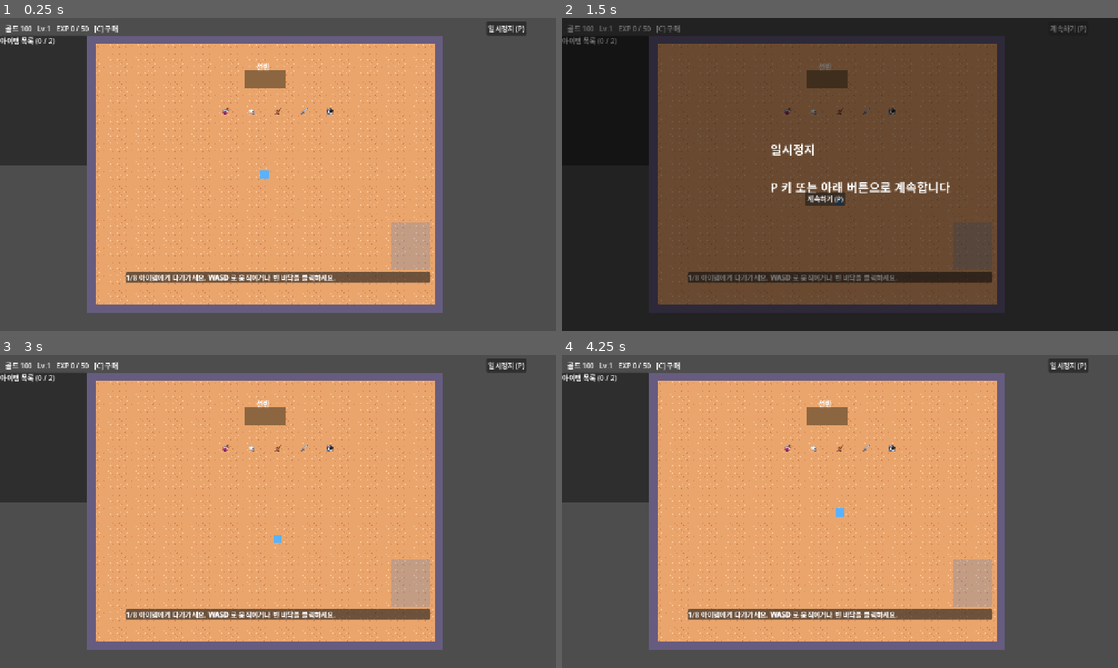
Above: before the commit, frames 1-4 (two rows, left to right).
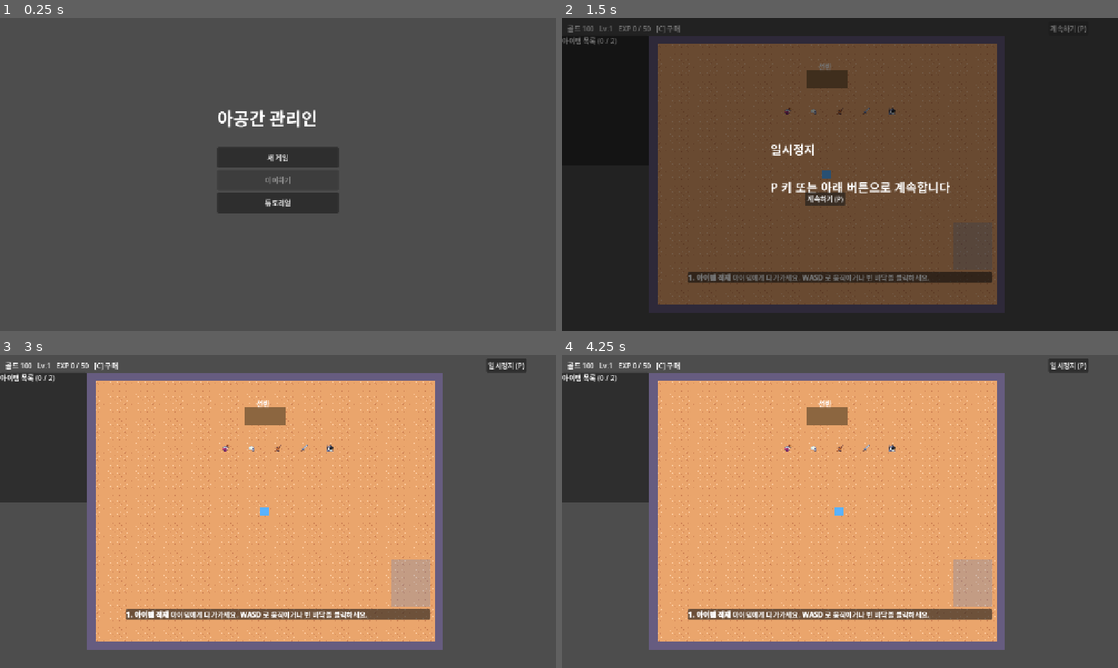
Above: after the commit, the same moments.

Repository: JaeyoungMyo/TheBetweenkeeper
Game: Godot game, scene res://scenes/main_menu.tscn
Two runs of this game, one before a commit and one after it. Both use one fixed random seed, a clock stepped at 60 frames per second and the inputs below. Before the commit the project starts from res://scenes/storage/tutorial_storage.tscn.
Inputs (mouse positions are in pixels of both pictures, inside the frame that each line leads up to):
- Up to frame 1 (0.25 s): no input
- Up to frame 2 (1.5 s): click (840, 202) at 0.5 s, where only the run after the commit has a clickable "튜토리얼"; click "일시정지 (P)" at 1.25 s
- Up to frame 3 (3 s): click "계속하기 (P)" at 2 s; click "계속하기 (P)" at 2.75 s
- Up to frame 4 (4.25 s): tap Enter at 3.5 s; drag from (840, 511) to (895, 442) at 3.52 s

The runs differ from the first frame. In frame 1, 63% of the frame differs, in the area x 0-95%, y 1-95%; in frame 2, 0.6%; in frame 3, 0.7%; in frame 4, 0.7%.

Commit message:
메인 메뉴 (새 게임 · 이어하기 · 튜토리얼), 7단계 튜토리얼과 완료 표시, 본 게임 씬 분리 (105/105)
Co-Authored-By: Claude Haiku 5.5 <noreply@anthropic.com>
Claude-Session: https://claude.ai/code/session_0121nzt2UG16d76XWYTLiz1b

Diff:
--- a/autoload/dungeon_manager.gd
+++ b/autoload/dungeon_manager.gd
@@ -25,6 +25,14 @@
 	quests.quest = null
 	delivery.items.clear()
 	failures.reset()
+
+
+## 지정한 퀘스트를 바로 발생 (튜토리얼용)
+func spawn_quest_now(spec: Dictionary) -> void:
+	var r := quests.spawn(spec, _stored_kinds(), rng)
+	if r["status"] == "started":
+		quest_started.emit()
+	_handle(_outcome(r))
 
 
 ## F1 디버그: 전투 중이면 퀘스트를 바로 발생시킨다
--- a/autoload/save_service.gd
+++ b/autoload/save_service.gd
@@ -34,6 +34,24 @@
 	return d
 
 
+const SETTINGS_PATH := "user://settings.cfg"
+
+
+## 튜토리얼 완료 표시 (저장 파일과 별도, 게임 진행 저장을 지워도 남는다)
+func tutorial_done_saved() -> bool:
+	var cfg := ConfigFile.new()
+	if cfg.load(SETTINGS_PATH) != OK:
+		return false
+	return bool(cfg.get_value("progress", "tutorial_done", false))
+
+
+func mark_tutorial_done() -> void:
+	var cfg := ConfigFile.new()
+	cfg.load(SETTINGS_PATH)
+	cfg.set_value("progress", "tutorial_done", true)
+	cfg.save(SETTINGS_PATH)
+
+
 func delete_save() -> void:
 	if has_save():
 		DirAccess.remove_absolute(ProjectSettings.globalize_path(PATH))
--- a/project.godot
+++ b/project.godot
@@ -6,7 +6,7 @@
 [application]
 
 config/name="아공간 관리인"
-run/main_scene="res://scenes/storage/tutorial_storage.tscn"
+run/main_scene="res://scenes/main_menu.tscn"
 config/features=PackedStringArray("4.7", "Compatibility")
 
 [autoload]
--- /dev/null
+++ b/scenes/game/game.tscn
@@ -0,0 +1,6 @@
+[gd_scene load_steps=2 format=3]
+
+[ext_resource type="Script" path="res://scripts/storage/game_room.gd" id="1"]
+
+[node name="Game" type="Node2D"]
+script = ExtResource("1")
--- /dev/null
+++ b/scenes/main_menu.tscn
@@ -0,0 +1,6 @@
+[gd_scene load_steps=2 format=3]
+
+[ext_resource type="Script" path="res://scripts/ui/main_menu.gd" id="1"]
+
+[node name="MainMenu" type="Control"]
+script = ExtResource("1")
--- /dev/null
+++ b/scripts/game_session.gd
@@ -0,0 +1,5 @@
+# 메인 메뉴 → 게임 씬으로 넘길 선택 (새 게임 / 이어하기)
+class_name GameSession
+extends RefCounted
+
+static var continue_requested := false
--- a/scripts/shop/shop_flow.gd
+++ b/scripts/shop/shop_flow.gd
@@ -25,7 +25,8 @@
 	rng.randomize()
 
 
-func open() -> void:
+## override: 튜토리얼 등에서 판매 퀘스트 값을 바꿀 때 (예: fixed_lines, quantity, time_limit)
+func open(override: Dictionary = {}) -> void:
 	state = State.SELL
 	var kinds := ShopRules.sellable_kinds(ItemManager.items.values(), config["sell_excluded_categories"])
 	var spec := {
@@ -35,6 +36,7 @@
 		"gold": 0,
 		"exp": int(config["sell_reward_exp"]),
 	}
+	spec.merge(override, true)
 	var r := quests.spawn(spec, kinds, rng)
 	if r["status"] == "skipped":
 		_end_sell({"result": "skipped"})
--- /dev/null
+++ b/scripts/storage/game_room.gd
@@ -0,0 +1,25 @@
+# 본 게임 씬: 새 게임 (던전 1 바로 시작) 또는 이어하기 (저장 지점에서 재개)
+extends StorageRoom
+
+
+func _ready() -> void:
+	super()
+	var ui := find_child("DungeonUi", true, false) as DungeonUi
+	if GameSession.continue_requested:
+		_continue_game(ui)
+	else:
+		SaveService.delete_save()
+		ui.start_run()
+
+
+func _continue_game(ui: DungeonUi) -> void:
+	var d := SaveService.load_save()
+	if d.is_empty():
+		show_message("저장 파일이 손상되어 새 게임으로 시작합니다")
+		ui.start_run()
+		return
+	restore_layout(d["shelves"])
+	if d["point"] == "dungeon_clear":
+		ui.resume_at_shop()
+	else:
+		ui.resume_next_dungeon()
--- a/scripts/storage/tutorial_storage.gd
+++ b/scripts/storage/tutorial_storage.gd
@@ -1,100 +1,66 @@
-# 튜토리얼 (US-01): 아이템 5개를 한 단계씩 따라 하며 조작을 배운다. 끝나면 설명 페이지 후 던전 1 시작
+# 튜토리얼 (7단계): 메인 메뉴의 "튜토리얼" 에서만 실행. 끝나면 완료 표시 후 메인 메뉴로 돌아간다
 extends StorageRoom
 
-signal tutorial_completed
-
-## 튜토리얼 아이템 (5개, 무게 합 13 → 선반 1개에 들어감)
 const TUTORIAL_IDS := ["potion_hp", "scroll", "sword", "dagger", "helmet"]
 const ITEM_SPOT_Y := 215.0
-
+const MENU_SCENE := "res://scenes/main_menu.tscn"
+
+## 실행 중에는 true. 테스트에서는 false 로 두어 씬 전환을 막는다
+var auto_return := true
 var tutorial_items: Array[ItemInstance] = []
 var completed := false
 var take_out_count := 0
 
+var _ui: DungeonUi
 var _guide: CanvasLayer
 var _guide_label: RichTextLabel
 var _guide_button: Button
 var _steps: Array = []
 var _step := 0
 var _guide_running := false
+var _quest_kind := ""
+var _sell_ok := false
+var _floor_item: ItemInstance = null
+
+
+func _initial_shelf_count() -> int:
+	return 1
 
 
 func _ready() -> void:
 	super()
-	tutorial_completed.connect(_start_dungeon)
+	EconomyManager.reset_run()
+	ItemManager.reset_run()
+	DungeonManager.reset_run()
+	SaveService.delete_save()
+	EconomyManager.choices_enabled = false  # 1~2단계 동안 증강은 나오지 않는다
+	DungeonManager.start_dungeon(1)
+	_ui = find_child("DungeonUi", true, false) as DungeonUi
+	_ui.tutorial_mode = true
+	_ui.tutorial_shop_done.connect(_on_tutorial_shop_done)
+	_ui.tutorial_sell_result.connect(_on_tutorial_sell)
 	_build_guide()
-	if SaveService.has_save():
-		_offer_continue()
-	else:
-		_create_tutorial_items()
-
-
-## 튜토리얼은 선반 1개로 시작한다
-func _initial_shelf_count() -> int:
-	return 1
+	_create_tutorial_items()
+	_start_guide()
 
 
 func _create_tutorial_items() -> void:
 	tutorial_items.clear()
-	EconomyManager.choices_enabled = false  # 튜토리얼 중에는 증강 선택이 나오지 않는다
 	for i in TUTORIAL_IDS.size():
-		# 선반 1 (610, 140) 앞쪽에 가깝게 둔다
 		var pos := Vector2(520 + i * 60, ITEM_SPOT_Y)
 		tutorial_items.append(add_item(load("res://data/items/%s.tres" % TUTORIAL_IDS[i]), pos))
-	_start_guide()
-
-
-## 저장 파일이 있으면 이어하기 / 새 게임 중 고른다
-func _offer_continue() -> void:
-	var layer := CanvasLayer.new()
-	layer.layer = 5
-	add_child(layer)
-	var box := VBoxContainer.new()
-	box.position = Vector2(520, 300)
-	layer.add_child(box)
-	var label := Label.new()
-	label.text = "저장된 진행이 있습니다"
-	box.add_child(label)
-	var cont := Button.new()
-	cont.text = "이어하기"
-	cont.pressed.connect(func() -> void:
-		layer.queue_free()
-		_continue_game())
-	box.add_child(cont)
-	var fresh := Button.new()
-	fresh.text = "새 게임 (튜토리얼)"
-	fresh.pressed.connect(func() -> void:
-		layer.queue_free()
-		SaveService.delete_save()
-		_create_tutorial_items())
-	box.add_child(fresh)
-
-
-## 저장 지점에 맞춰 다시 시작: 던전 완료 저장 → 상점부터, 상점 완료 저장 → 다음 던전
-func _continue_game() -> void:
-	var d := SaveService.load_save()
-	if d.is_empty():
-		show_message("저장 파일이 손상되어 새 게임으로 시작합니다")
-		SaveService.delete_save()
-		_create_tutorial_items()
-		return
-	restore_layout(d["shelves"])
-	completed = true
-	var ui := find_child("DungeonUi", true, false) as DungeonUi
-	if ui == null:
-		return
-	if d["point"] == "dungeon_clear":
-		ui.resume_at_shop()
-	else:
-		ui.resume_next_dungeon()
-
-
-## 선반에서 꺼내기 (StorageRoom 이 호출)
+
+
+## 튜토리얼 상점의 판매 퀘스트: 검 1개 (DungeonUi 가 상점을 열 때 사용)
+func sell_override() -> Dictionary:
+	return {"fixed_lines": [{"item_kind": "sword", "required": 1}], "time_limit": 120.0, "exp": 40, "gold": 0}
+
+
 func on_take_out_done() -> void:
 	take_out_count += 1
 
 
-# ---------- 단계별 안내 ----------
+# ---------- 단계 ----------
 
 func _build_guide() -> void:
 	_guide = CanvasLayer.new()
@@ -128,20 +94,38 @@
 
 
 func _build_steps() -> Array:
-	var steps := []
-	steps.append({"text": "1/8 아이템에게 다가가세요. [b]WASD[/b] 로 움직이거나 빈 바닥을 클릭하세요.", "check": func() -> bool: return _near_any_item()})
-	steps.append({"text": "2/8 [b]X[/b] 키로 아이템을 주우세요.", "check": func() -> bool: return not ItemManager.carried_ids.is_empty()})
-	steps.append({"text": "3/8 선반에 다가가세요. 선반 [b]앞[/b] 까지 걸어가세요.", "check": func() -> bool: return _near_shelf0()})
-	steps.append({"text": "4/8 [b]X[/b] 키로 선반을 여세요.", "check": func() -> bool: return shelf_panel.visible})
-	steps.append({"text": "5/8 선반이 열린 상태에서 [b]1[/b] 키를 누르면 들고 있는 아이템이 1번 칸에 들어갑니다. 1 키를 누르세요.", "check": func() -> bool: return _stored_count() >= 1})
-	steps.append({"text": "6/8 같은 방법으로 남은 아이템을 넣으세요. 아이템을 집고 → 선반 앞 → [b]X[/b] → [b]1·2·3[/b] 키 (칸 번호).", "check": func() -> bool: return _all_stored()})
-	steps.append({"text": "7/8 이제 선반에서 꺼내 봅시다. 선반 앞에서 [b]X[/b] 로 선반을 열고, 손을 비운 상태에서 [b]1[/b] 키를 누르세요. 그 칸의 맨 위 아이템이 나옵니다.", "check": func() -> bool: return take_out_count >= 1})
-	steps.append({"text": "8/8 꺼낸 아이템을 다시 넣으세요 (선반 열림 상태에서 1·2·3 키). 모두 넣으면 다음 안내로 넘어갑니다.", "check": func() -> bool: return _all_stored()})
-	steps.append({"info": true, "text": "[b]긴급 요청[/b]: 왼쪽 아래 패널에 나온 품목을 들고 [b]전달 선반[/b] (창고 오른쪽 아래 파란 칸) 가까이 가서 [b]Z[/b] 키로 1개씩 넣으세요. 제한 시간 안에 다 넣으면 성공입니다."})
-	steps.append({"info": true, "text": "[b]전투와 수면[/b]: 던전에서는 전투마다 아이템이 들어옵니다. 전투가 끝나면 [b]수면 60초[/b] 동안 정리하고, [b]C[/b] 키로 선반과 칸을 강화할 수 있습니다."})
-	steps.append({"info": true, "text": "[b]상점[/b]: 던전이 끝나면 [b]판매 퀘스트[/b]가 뜹니다. 잡템과 장비를 출력공간 (전달 선반) 에 넣어 팔면 골드와 EXP 를 얻습니다. 구매품은 맵에 떨어집니다."})
-	steps.append({"info": true, "text": "[b]조작 요약[/b]: 이동 WASD · 줍기 X · 내려놓기 Z · 선반 칸 1~3 · 강화 C · 설정 F2. 이제 [b]던전 1[/b] 을 시작합니다."})
-	return steps
+	var s := []
+	# 1. 아이템 적재
+	s.append({"text": "[b]1. 아이템 적재[/b] 아이템에게 다가가세요. [b]WASD[/b] 로 움직이거나 빈 바닥을 클릭하세요.", "check": func() -> bool: return _near_any_item()})
+	s.append({"text": "[b]1. 아이템 적재[/b] [b]X[/b] 키로 아이템을 주우세요.", "check": func() -> bool: return not ItemManager.carried_ids.is_empty()})
+	s.append({"text": "[b]1. 아이템 적재[/b] 선반 [b]앞[/b] 으로 가세요.", "check": func() -> bool: return _near_shelf0()})
+	s.append({"text": "[b]1. 아이템 적재[/b] [b]X[/b] 키로 선반을 여세요.", "check": func() -> bool: return _ui != null and room_panel_visible()})
+	s.append({"text": "[b]1. 아이템 적재[/b] 선반이 열린 상태에서 [b]1[/b] 키를 누르면 들고 있는 아이템이 1번 칸에 들어갑니다.", "check": func() -> bool: return _stored_count() >= 1})
+	s.append({"text": "[b]1. 아이템 적재[/b] 남은 아이템도 같은 방법으로 넣으세요 (집고 → 선반 앞 → X → 1·2·3 키).", "check": func() -> bool: return _all_stored()})
+	# 2. 긴급 퀘스트 (아이템 꺼내서 전달)
+	s.append({"text": "[b]2. 긴급 퀘스트[/b] 왼쪽 아래에 [b]긴급 요청[/b] 이 떴습니다. 요청 품목을 선반에서 꺼내야 합니다. 선반을 열고 손을 비운 채 [b]1[/b] 키를 누르세요 (칸의 맨 위 아이템이 나옵니다).", "enter": func() -> void: _spawn_quest_from_top(), "check": func() -> bool: return take_out_count >= 1 and not ItemManager.carried_ids.is_empty()})
+	s.append({"text": "[b]2. 긴급 퀘스트[/b] 들고 [b]전달 선반[/b] (오른쪽 아래 파란 칸) 앞에서 [b]Z[/b] 를 누르세요.", "check": func() -> bool: return _quest_done()})
+	# 3. 증강 선택
+	s.append({"text": "[b]3. 증강 선택[/b] 레벨이 올랐습니다! 나온 증강 중 하나를 고르세요.", "enter": func() -> void: _level_up(), "check": func() -> bool: return not EconomyManager.augments.is_empty() and EconomyManager.pending_choices == 0})
+	# 4. 아이템 드랍
+	s.append({"text": "[b]4. 아이템 드랍[/b] 바닥의 아이템에 다가가 [b]X[/b] 로 줍고, 선반에서 떨어진 곳에서 [b]Z[/b] 로 내려놓으세요.", "enter": func() -> void: _spawn_floor_item(), "check": func() -> bool: return _dropped_on_floor()})
+	# 5. 수면
+	s.append({"text": "[b]5. 수면[/b] 용사가 잠듭니다 (튜토리얼은 6초). 수면 중에도 [b]C[/b] 로 선반과 칸을 강화할 수 있습니다.", "enter": func() -> void: _start_sleep(), "check": func() -> bool: return _ui != null and _ui._shop_active})
+	# 6. 상점 퀘스트
+	s.append({"text": "[b]6. 상점 퀘스트[/b] 상점이 열렸습니다. 요청 품목 [b]검[/b] 을 선반에서 꺼내 [b]전달 선반[/b] 에 [b]Z[/b] 로 넣으세요. 판매되면 골드와 EXP 를 얻습니다.", "check": func() -> bool: return _sell_ok})
+	# 7. 선반 구매와 확장
+	s.append({"text": "[b]7. 선반 구매[/b] 튜토리얼 지원금 300골드를 드렸습니다. [b]C[/b] 키로 메뉴를 열고 [b]선반 추가[/b] 를 누르세요.", "enter": func() -> void: EconomyManager.add_gold(300), "check": func() -> bool: return room_shelves() >= 2})
+	s.append({"text": "[b]7. 선반 확장[/b] 같은 메뉴에서 [b]선반 1 칸 추가[/b] 를 눌러 칸을 늘리세요.", "check": func() -> bool: return shelves[0].state.slot_count > 3})
+	s.append({"info": true, "text": "[b]튜토리얼 완료![/b] 이제 메인 메뉴에서 [b]새 게임[/b] 을 눌러 시작하세요. 시작 버튼을 누르면 메인 메뉴로 돌아갑니다."})
+	return s
+
+
+func room_panel_visible() -> bool:
+	return shelf_panel.visible
+
+
+func room_shelves() -> int:
+	return shelves.size()
 
 
 func _process(delta: float) -> void:
@@ -156,9 +140,12 @@
 
 func _show_step() -> void:
 	if _step >= _steps.size():
-		_finish_guide()
+		_finish_tutorial()
 		return
 	var step: Dictionary = _steps[_step]
+	if step.has("enter") and not step.get("entered", false):
+		step["entered"] = true
+		step["enter"].call()
 	_guide_label.text = step["text"]
 	_guide_button.visible = step.get("info", false)
 	_guide_button.text = "시작" if _step == _steps.size() - 1 else "다음"
@@ -169,17 +156,61 @@
 	_show_step()
 
 
-func _finish_guide() -> void:
+# ----- 단계별 동작 -----
+
+func _spawn_quest_from_top() -> void:
+	var ids: Array = shelves[0].state.slot_items[0]
+	var top: ItemInstance = ItemManager.items[ids.back()]
+	_quest_kind = top.data.item_id
+	DungeonManager.spawn_quest_now({"quantity": 1, "line_max": 1, "time_limit": 120.0, "gold": 10, "exp": 10, "fixed_lines": [{"item_kind": _quest_kind, "required": 1}]})
+
+
+func _quest_done() -> bool:
+	return DungeonManager.quests.quest != null and DungeonManager.quests.quest.status == Quest.Status.SUCCESS
+
+
+func _level_up() -> void:
+	EconomyManager.choices_enabled = true
+	EconomyManager.add_exp(EconomyManager.exp_to_next() - EconomyManager.exp_points)
+
+
+func _spawn_floor_item() -> void:
+	_floor_item = add_item(load("res://data/items/axe.tres"), Vector2(420, 470))
+
+
+var _floor_carried := false
+
+
+## 바닥 아이템을 들었다가 (Z) 내려놓았는지
+func _dropped_on_floor() -> bool:
+	if _floor_item == null:
+		return false
+	if ItemManager.carried_ids.has(_floor_item.instance_id):
+		_floor_carried = true
+	return _floor_carried and _floor_item.state == ItemInstance.State.INCOMING and ItemManager.carried_ids.is_empty()
+
+
+func _start_sleep() -> void:
+	DungeonManager.flow.begin_sleep()
+	DungeonManager.flow.sleep_left = 6.0
+
+
+func _on_tutorial_sell(r: Dictionary) -> void:
+	if r.get("result") == "success":
+		_sell_ok = true
+
+
+func _on_tutorial_shop_done() -> void:
+	pass
+
+
+func _finish_tutorial() -> void:
 	_guide_running = false
-	_guide.visible = false
 	completed = true
-	SaveService.tutorial_done = true
-	EconomyManager.choices_enabled = true
-	# 튜토리얼 끝: 본 게임 선반 3개가 되도록 2개 추가
-	while shelves.size() < StorageRoom.START_SHELVES:
-		add_shelf()
-	show_message("튜토리얼 완료!")
-	tutorial_completed.emit()
+	SaveService.mark_tutorial_done()
+	if auto_return:
+		show_message("튜토리얼 완료! 메인 메뉴로 돌아갑니다")
+		get_tree().create_timer(2.5).timeout.connect(func() -> void: get_tree().change_scene_to_file(MENU_SCENE))
 
 
 func _near_any_item() -> bool:
@@ -203,10 +234,3 @@
 
 func _all_stored() -> bool:
 	return not tutorial_items.is_empty() and _stored_count() == tutorial_items.size()
-
-
-## 튜토리얼 완료 후 던전 1 시작 (U3-CG-2 = A)
-func _start_dungeon() -> void:
-	var ui := find_child("DungeonUi", true, false) as DungeonUi
-	if ui != null:
-		ui.start_run()
--- /dev/null
+++ b/scripts/ui/main_menu.gd
@@ -0,0 +1,57 @@
+# 메인 메뉴: 새 게임 / 이어하기 / 튜토리얼 (튜토리얼 완료 표시)
+extends Control
+
+const GAME_SCENE := "res://scenes/game/game.tscn"
+const TUTORIAL_SCENE := "res://scenes/storage/tutorial_storage.tscn"
+
+
+func _ready() -> void:
+	set_anchors_preset(Control.PRESET_FULL_RECT)
+	var bg := ColorRect.new()
+	bg.color = Color(0.1, 0.09, 0.14)
+	bg.set_anchors_preset(Control.PRESET_FULL_RECT)
+	add_child(bg)
+	var box := VBoxContainer.new()
+	box.position = Vector2(500, 200)
+	box.custom_minimum_size = Vector2(280, 0)
+	add_child(box)
+	var title := Label.new()
+	title.text = "아공간 관리인"
+	title.add_theme_font_size_override("font_size", 40)
+	box.add_child(title)
+	var spacer := Control.new()
+	spacer.custom_minimum_size = Vector2(0, 30)
+	box.add_child(spacer)
+	box.add_child(_button("새 게임", _new_game))
+	var cont := _button("이어하기", _continue)
+	cont.disabled = not SaveService.has_save()
+	box.add_child(cont)
+	var done := "  ✔ 완료" if SaveService.tutorial_done_saved() else ""
+	box.add_child(_button("튜토리얼" + done, _tutorial))
+
+
+func _button(text: String, action: Callable) -> Button:
+	var b := Button.new()
+	b.text = text
+	b.custom_minimum_size = Vector2(280, 48)
+	b.pressed.connect(action)
+	return b
+
+
+func _new_game() -> void:
+	SaveService.delete_save()
+	EconomyManager.reset_run()
+	ItemManager.reset_run()
+	DungeonManager.reset_run()
+	GameSession.continue_requested = false
+	get_tree().change_scene_to_file(GAME_SCENE)
+
+
+func _continue() -> void:
+	GameSession.continue_requested = true
+	get_tree().change_scene_to_file(GAME_SCENE)
+
+
+func _tutorial() -> void:
+	GameSession.continue_requested = false
+	get_tree().change_scene_to_file(TUTORIAL_SCENE)
--- a/scripts/ui_dungeon/dungeon_ui.gd
+++ b/scripts/ui_dungeon/dungeon_ui.gd
@@ -24,6 +24,10 @@
 var _running := false
 var _shown_quest_text := ""
 var shop: ShopFlow = null
+## 튜토리얼 모드: 상점은 열리지만 다음 던전을 시작하지 않고 튜토리얼에 알린다
+var tutorial_mode := false
+signal tutorial_sell_result(r: Dictionary)
+signal tutorial_shop_done()
 var _shop_active := false
 var _shop_close_timer := 0.0
 var _shop_pending := 0.0
@@ -59,6 +63,9 @@
 
 
 func _process(delta: float) -> void:
+	_sleep.visible = DungeonManager.flow.state == DungeonFlow.State.SLEEP
+	if _sleep.visible:
+		_sleep_label.text = "용사가 잠들었습니다\n정리 시간 %d초" % ceili(DungeonManager.flow.sleep_left)
 	if _shop_pending > 0.0:
 		_shop_pending -= delta
 		if _shop_pending <= 0.0:
@@ -205,7 +212,8 @@
 		shop.buy_finished.connect(_on_buy_finished)
 	_shop_active = true
 	_shop_close_timer = 0.0
-	shop.open()
+	var override: Dictionary = room.sell_override() if room.has_method("sell_override") else {}
+	shop.open(override)
 	if shop.quests.is_active():
 		_announce("판매 퀘스트 발생!", Color(0.5, 1, 0.6))
 	room.show_message("상점 방문: 판매 퀘스트 시작")
@@ -222,6 +230,7 @@
 
 
 func _on_sell_finished(r: Dictionary) -> void:
+	tutorial_sell_result.emit(r)
 	match r["result"]:
 		"success":
 			room.show_message("판매 성공! 골드 +%d, EXP +%d" % [r["gold"], r["exp"]])
@@ -232,8 +241,9 @@
 
 
 func _on_buy_finished(lines: Array) -> void:
-	SaveService.shop_visits += 1
-	SaveService.save_point("shop_clear")
+	if not tutorial_mode:
+		SaveService.shop_visits += 1
+		SaveService.save_point("shop_clear")
 	var parts := PackedStringArray()
 	for l: Dictionary in lines:
 		parts.append("%s %s" % [_name(l["item_id"]), "구매" if l["bought"] else "골드 부족"])
@@ -257,6 +267,10 @@
 func _finish_shop() -> void:
 	shop.close()
 	_shop_active = false
+	if tutorial_mode:
+		_running = false
+		tutorial_shop_done.emit()
+		return
 	DungeonManager.start_dungeon(DungeonManager.flow.dungeon_no + 1)
 	_running = true
 	_begin_battle()
--- a/tests/integration/test_continue_flow.gd
+++ b/tests/integration/test_continue_flow.gd
@@ -1,11 +1,11 @@
-# 이어하기 씬 흐름: 던전 완료 저장 → 상점, 상점 완료 저장 → 다음 던전, 손상 저장 → 새 게임
+# 이어하기 (본 게임 씬): 던전 완료 저장 → 상점, 상점 완료 저장 → 다음 던전, 손상 저장 → 새 게임
 extends TestBase
 
 var tree: SceneTree
 
 
-func _room() -> Node:
-	var room = load("res://scenes/storage/tutorial_storage.tscn").instantiate()
+func _game() -> Node:
+	var room = load("res://scenes/game/game.tscn").instantiate()
 	tree.root.add_child(room)
 	return room
 
@@ -17,21 +17,16 @@
 
 func test_continue_after_dungeon_clear_opens_shop() -> void:
 	SaveService.delete_save()
-	var first = _room()
-	await _frames(2)
-	first.free()
 	DungeonManager.start_dungeon(1)
-	DungeonManager.flow.battle_index = 0
 	SaveService.save_point("dungeon_clear")
-	var room = _room()
+	GameSession.continue_requested = true
+	var room = _game()
 	await _frames(2)
 	var ui = room.find_child("DungeonUi", true, false)
-	expect(room.tutorial_items.is_empty(), "continue screen skips tutorial items")
-	room._continue_game()
-	await _frames(2)
 	ui._process(3.0)  # 상점 방문 중 표시 (2.5초) 가 지난 뒤 상점이 열린다
 	expect(ui._shop_active, "dungeon_clear save resumes at the shop")
 	room.free()
+	GameSession.continue_requested = false
 	SaveService.delete_save()
 
 
@@ -39,14 +34,14 @@
 	SaveService.delete_save()
 	DungeonManager.start_dungeon(2)
 	SaveService.save_point("shop_clear")
-	var room = _room()
-	await _frames(2)
-	room._continue_game()
+	GameSession.continue_requested = true
+	var room = _game()
 	await _frames(2)
 	var ui = room.find_child("DungeonUi", true, false)
 	expect(not ui._shop_active and DungeonManager.flow.dungeon_no == 3, "shop_clear save starts dungeon 3")
 	expect(DungeonManager.flow.state == DungeonFlow.State.IN_BATTLE, "battle started")
 	room.free()
+	GameSession.continue_requested = false
 	SaveService.delete_save()
 
 
@@ -55,10 +50,11 @@
 	var f := FileAccess.open_encrypted_with_pass(SaveService.PATH, FileAccess.WRITE, SaveCodec.KEY)
 	f.store_string("garbage")
 	f.close()
-	var room = _room()
+	GameSession.continue_requested = true
+	var room = _game()
 	await _frames(2)
-	room._continue_game()
-	await _frames(2)
-	expect(room.tutorial_items.size() == 5, "corrupt save: tutorial items created (new game)")
+	var ui = room.find_child("DungeonUi", true, false)
+	expect(DungeonManager.flow.state == DungeonFlow.State.IN_BATTLE and not ui._shop_active, "corrupt save starts a new game")
 	room.free()
+	GameSession.continue_requested = false
 	SaveService.delete_save()
--- /dev/null
+++ b/tests/integration/test_main_menu.gd
@@ -0,0 +1,30 @@
+# 메인 메뉴: 새 게임 · 이어하기 · 튜토리얼 세 버튼, 저장이 없으면 이어하기는 비활성
+extends TestBase
+
+var tree: SceneTree
+
+
+func test_main_menu_has_three_options_and_continue_depends_on_save() -> void:
+	SaveService.delete_save()
+	var menu = load("res://scenes/main_menu.tscn").instantiate()
+	tree.root.add_child(menu)
+	await tree.process_frame
+	var texts := []
+	var cont: Button = null
+	for n in menu.find_children("*", "Button", true, false):
+		texts.append(n.text)
+		if n.text == "이어하기":
+			cont = n
+	var has_tutorial := texts.any(func(t: String) -> bool: return t.begins_with("튜토리얼"))
+	expect(texts.has("새 게임") and has_tutorial and cont != null, "three options: %s" % str(texts))
+	expect(cont != null and cont.disabled, "continue disabled without a save")
+	SaveService.save_point("dungeon_clear")
+	menu.free()
+	var menu2 = load("res://scenes/main_menu.tscn").instantiate()
+	tree.root.add_child(menu2)
+	await tree.process_frame
+	for n in menu2.find_children("*", "Button", true, false):
+		if n.text == "이어하기":
+			expect(not n.disabled, "continue enabled with a save")
+	menu2.free()
+	SaveService.delete_save()
--- a/tests/integration/test_tutorial_slice.gd
+++ b/tests/integration/test_tutorial_slice.gd
@@ -53,42 +53,29 @@
 		await tree.process_frame
 
 
-func test_tutorial_guide_end_to_end_with_keys() -> void:
-	# 안내 단계를 실제 키 입력으로 끝까지 진행한다: 줍기 → 선반 열기 → 1 키 넣기 → 꺼내기 → 다시 넣기 → 설명 → 던전 1
+func test_tutorial_lesson_one_with_keys_then_finish_marks_done() -> void:
+	# 1단계 (적재) 를 실제 키 입력으로 끝낸다. 튜토리얼 완료 표시는 설정 파일에 남는다
 	SaveService.delete_save()
 	var room = load("res://scenes/storage/tutorial_storage.tscn").instantiate()
+	room.auto_return = false
 	tree.root.add_child(room)
 	await tree.process_frame
 	var shelf = room.shelves[0]
-	expect(room.shelves.size() == 1, "tutorial starts with one shelf")
 	var front: Vector2 = shelf.position + Vector2(0, 60)
 	for i in room.tutorial_items.size():
 		var it = room.tutorial_items[i]
 		room.player.position = it.world_position + Vector2(0, 8)
 		await tree.process_frame
-		await _key(KEY_X)  # 줍기
+		await _key(KEY_X)
 		room.player.position = front
 		await tree.process_frame
 		if not room.shelf_panel.visible:
-			await _key(KEY_X)  # 선반 열기
-		await _key(KEY_1 if i < 4 else KEY_2)  # 칸에 넣기
+			await _key(KEY_X)
+		await _key(KEY_1 if i < 4 else KEY_2)
 	expect(room._all_stored(), "all five stored by keys")
-	expect(EconomyManager.level == 2 and EconomyManager.pending_choices == 0 and not tree.paused, "level up in tutorial shows no augment choice")
 	await tree.process_frame
-	expect(room._step >= 6, "guide moved past storing steps (step %d)" % room._step)
-	if not room.shelf_panel.visible:
-		await _key(KEY_X)
-	await _key(KEY_1)  # 손이 비어 있으니 꺼내기
-	expect(room.take_out_count == 1, "key 1 with empty hands takes out")
-	await _key(KEY_1)  # 다시 넣기
-	expect(room._all_stored(), "stored again")
-	await tree.process_frame
-	expect(room._step >= 8, "guide reached the explanation pages (step %d)" % room._step)
-	for i in 4:
-		room._on_guide_next()
-	await tree.process_frame
-	expect(room.completed and not room._guide_running, "guide finished")
-	expect(room.shelves.size() == 3, "three shelves after the tutorial")
-	var ui = room.find_child("DungeonUi", true, false)
-	expect(DungeonManager.flow.state == DungeonFlow.State.IN_BATTLE, "dungeon 1 started after the tutorial")
+	expect(room._step >= 6, "lesson 1 done, lesson 2 started (step %d)" % room._step)
+	expect(EconomyManager.pending_choices == 0 and not tree.paused, "no augment choice during lesson 1")
+	room._finish_tutorial()
+	expect(SaveService.tutorial_done_saved(), "tutorial completion is saved")
 	room.free()
--- a/tests/run_tests.gd
+++ b/tests/run_tests.gd
@@ -34,6 +34,7 @@
 	"res://tests/integration/test_behavior_more.gd",
 	"res://tests/integration/test_continue_flow.gd",
 	"res://tests/integration/test_pause.gd",
+	"res://tests/integration/test_main_menu.gd",
 ]
 
 
Not shown, added: scripts/game_session.gd.uid
Not shown, added: scripts/storage/game_room.gd.uid
Not shown, added: scripts/ui/main_menu.gd.uid
Not shown, added: tests/integration/test_pause.gd.uid
Not shown, changed: TEST.md
Not shown, changed: aidlc-docs/audit.md
